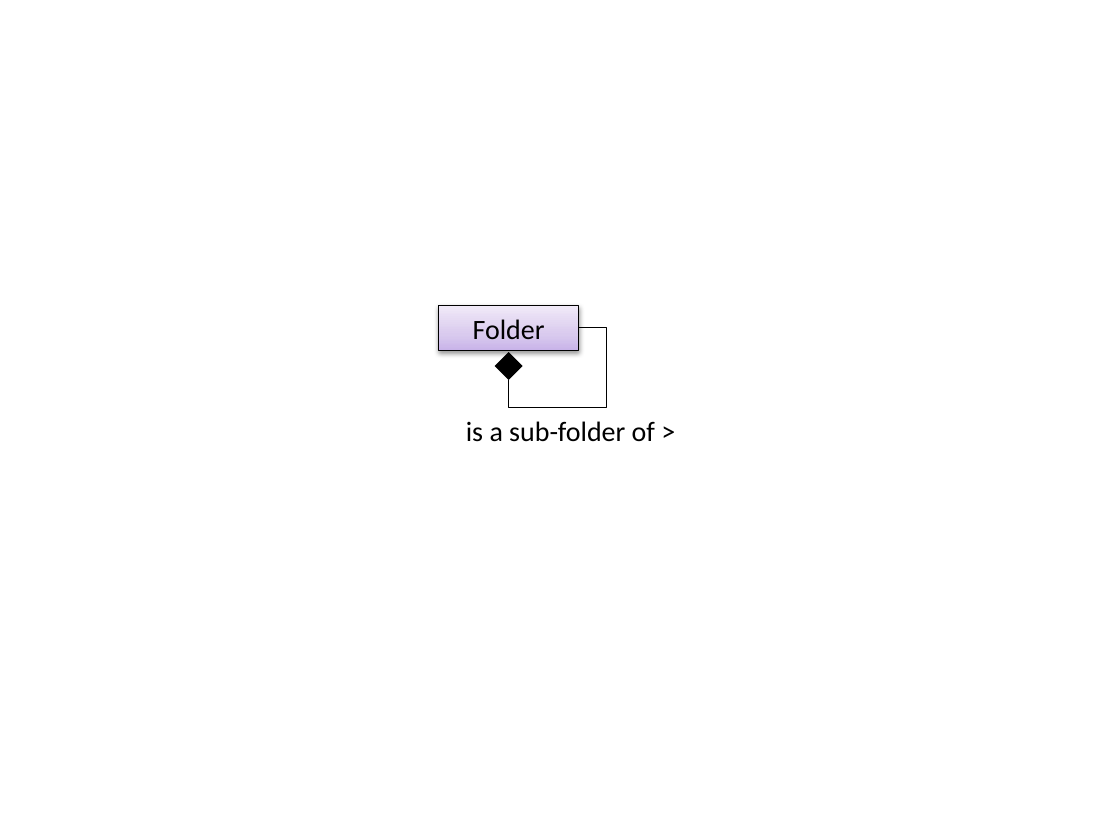
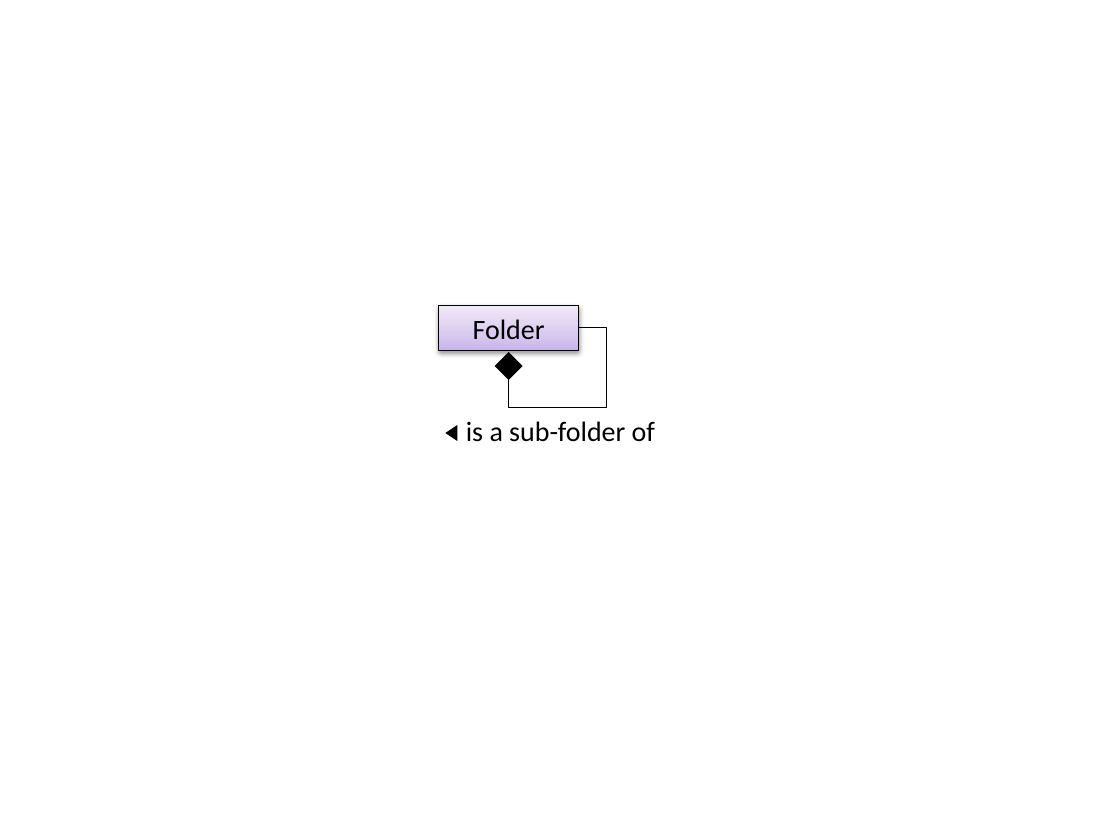
Before and after one commit to se-edu/se-book, a slide deck: slide 1 of diagrams/oop/associations/composition/folder.pptx. Drawn at 1120x840 pixels with LibreOffice and Linux fonts; fonts in the diff are those of the drawing. Boxes give left, top, right and bottom in pixels: in the first picture for what was removed or moved away, otherwise in the second. Text is boxed around its words. In the diff, an @@ line names an element or a change of style, - is before the commit and + after.

```diff
--- a/diagrams/oop/associations/composition/folder.pptx
+++ b/diagrams/oop/associations/composition/folder.pptx
@@ triangle added at (445,425,458,441), fill #000000 @@
```
Also in this commit, not shown: 1 other file.
